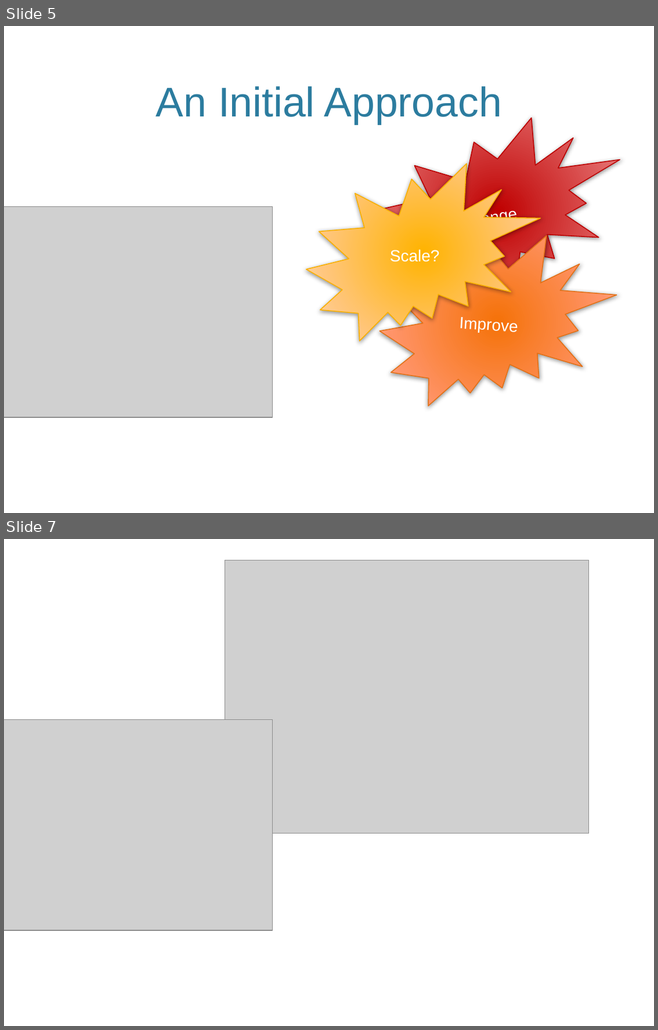
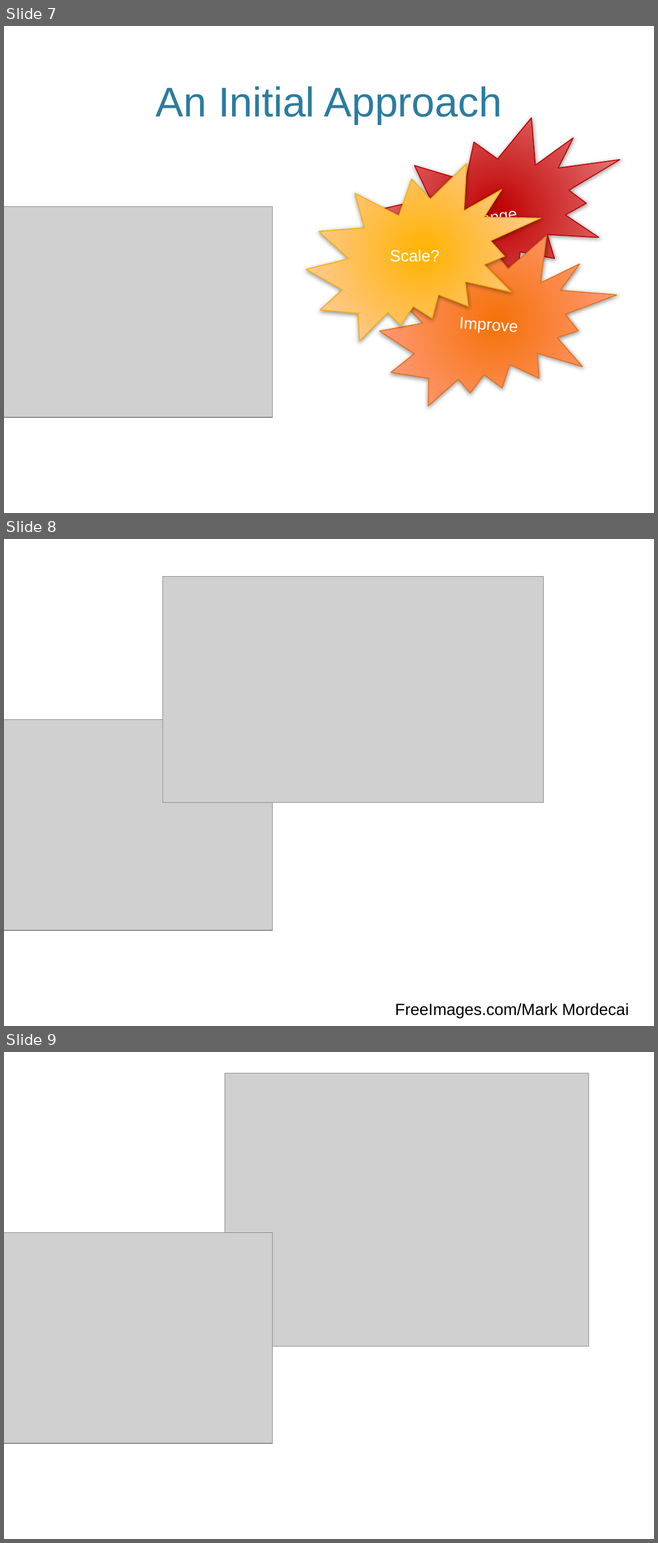
Before and after one commit to MiyamotoAkira/FeaturesVsLayers, a slide deck: FeaturesVsLayers.pptx. Shown one above the other, each under a label of ours: slides 5 and 7 before the commit, slides 7, 8 and 9 after it; the slides between them are not shown. The pictures are 658x1030 and 658x1543 pixels, drawn with LibreOffice and Linux fonts; fonts in the diff are those of the drawing; grey boxes stand for pictures; background and template pictures are left out. Boxes give left, top, right and bottom in pixels: in the first picture for what was removed or moved away, otherwise in the second. Text is boxed around its words. In the diff, an @@ line names an element or a change of style, - is before the commit and + after.

Commit message:
New information added.
I have added a slide to represent benefits of features. A couple of rubber duck
slides are now at the beginning for the new intro. An "implementation detail"
star has been added for the features slide. correct attribution has been added
for images (except for the ones I haven't found yet the name of the author)

```diff
--- a/FeaturesVsLayers.pptx
+++ b/FeaturesVsLayers.pptx
@@ slide 8 added at [4, 539, 654, 1026], background picture (left out) @@
@@ picture added at [162, 576, 543, 802] @@
@@ picture added at [4, 719, 273, 931] @@
@@ text added at [395, 1003, 629, 1018], 18 pt, text #000000 @@
+FreeImages.com/Mark Mordecai
@@ what was slide 5 is now slide 7 @@
@@ what was slide 7 is now slide 9 @@
```
Also in this commit, not shown: 3 slides changed, 4 other slides added, 2 slides removed.
